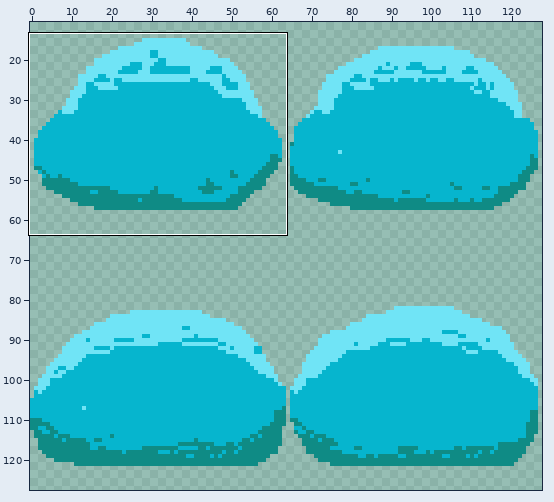
A sprite sheet gets an edit: Assets/Art/Enemys/Blobs/Blob_type1_turquoise.png. The first picture is a wide view before the edit; the outline marks the close-up.
Close-up. First the earlier version:
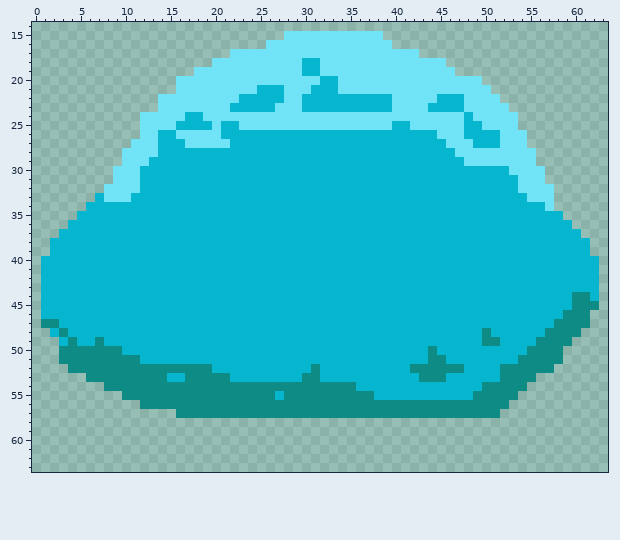
The file is 128x128 pixels. Shown: x 0..63, y 14..63. The wide view leaves out empty margins. The commit also changed other parts of the picture, which this record leaves out.
Once edited:
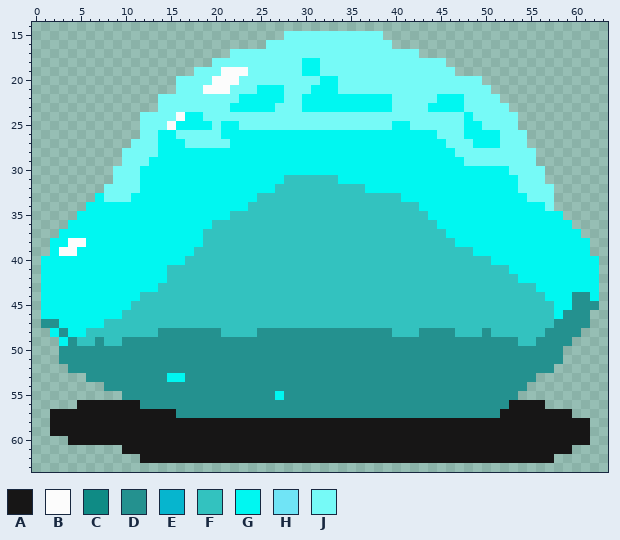
Palette (. is transparent): A #171616  B #fcfcfc  C #0f8b85  D #24918f  E #06b5ce  F #33c2bf  G #00f7f1  H #70e4f6  J #76faf7
Diff:
Changed rows in their new state; - is an unchanged pixel.
first column x 1:
15 ---------------------------JJJJJJJJJJJ------------------------
16 -------------------------JJJJJJJJJJJJJJ-----------------------
17 ---------------------JJJJJJJJJJJJJJJJJJJJJ--------------------
18 -------------------JJJJJJJJJJGGJJJJJJJJJJJJJJ-----------------
19 -----------------JJJBBBJJJJJJGGJJJJJJJJJJJJJJJ----------------
20 ---------------JJJJBBBJJJJJJJJJGGJJJJJJJJJJJJJJJJ-------------
21 ---------------JJJBBBJJJGGGJJJGGGJJJJJJJJJJJJJJJJJ------------
22 -------------JJJJJJJJJGGGGGJJGGGGGGGGGGJJJJJGGGJJJJ-----------
23 -------------JJJJJJJJGGGGGJJJGGGGGGGGGGJJJJGGGGJJJJJ----------
24 -----------JJJJBGGJJJJJJJJJJJJJJJJJJJJJJJJJJJJJGJJJJJ---------
25 -----------JJJBGGGGJGGJJJJJJJJJJJJJJJJJGGJJJJJJGGJJJJ---------
26 -----------JJGGJJJJJGGGGGGGGGGGGGGGGGGGGGGGGJJJGGGGJJJ--------
27 ----------JJJGGGJJJJJGGGGGGGGGGGGGGGGGGGGGGGGJJJGGGJJJ--------
28 ---------JJJJGGGGGGGGGGGGGGGGGGGGGGGGGGGGGGGGGJJJJJJJJJ-------
29 ---------JJJGGGGGGGGGGGGGGGGGGGGGGGGGGGGGGGGGGGJJJJJJJJ-------
30 --------JJJGGGGGGGGGGGGGGGGGGGGGGGGGGGGGGGGGGGGGGGGGJJJJ------
31 --------JJJGGGGGGGGGGGGGGGGFFFFFFGGGGGGGGGGGGGGGGGGGGJJJ------
32 -------JJJJGGGGGGGGGGGGGGGFFFFFFFFFFGGGGGGGGGGGGGGGGGJJJJ-----
33 ------GJJJGGGGGGGGGGGGGGFFFFFFFFFFFFFFFFGGGGGGGGGGGGGGJJJ-----
34 -----GGGGGGGGGGGGGGGGGGFFFFFFFFFFFFFFFFFFFGGGGGGGGGGGGGGJ-----
35 ----GGGGGGGGGGGGGGGGGFFFFFFFFFFFFFFFFFFFFFFGGGGGGGGGGGGGGG----
36 ---GGGGGGGGGGGGGGGGFFFFFFFFFFFFFFFFFFFFFFFFFGGGGGGGGGGGGGGG---
37 --GGGGGGGGGGGGGGGGFFFFFFFFFFFFFFFFFFFFFFFFFFFGGGGGGGGGGGGGGG--
38 -GGBBGGGGGGGGGGGGGFFFFFFFFFFFFFFFFFFFFFFFFFFFFGGGGGGGGGGGGGGG-
39 -GBBGGGGGGGGGGGGGFFFFFFFFFFFFFFFFFFFFFFFFFFFFFFFGGGGGGGGGGGGG-
40 GGGGGGGGGGGGGGGGFFFFFFFFFFFFFFFFFFFFFFFFFFFFFFFFFFGGGGGGGGGGGG
41 GGGGGGGGGGGGGGFFFFFFFFFFFFFFFFFFFFFFFFFFFFFFFFFFFFFFGGGGGGGGGG
42 GGGGGGGGGGGGGGFFFFFFFFFFFFFFFFFFFFFFFFFFFFFFFFFFFFFFFGGGGGGGGG
43 GGGGGGGGGGGGGFFFFFFFFFFFFFFFFFFFFFFFFFFFFFFFFFFFFFFFFFFGGGGGGG
44 GGGGGGGGGGGFFFFFFFFFFFFFFFFFFFFFFFFFFFFFFFFFFFFFFFFFFFFFGGGDDG
45 GGGGGGGGGGFFFFFFFFFFFFFFFFFFFFFFFFFFFFFFFFFFFFFFFFFFFFFFFGGDDD
46 GGGGGGGGGFFFFFFFFFFFFFFFFFFFFFFFFFFFFFFFFFFFFFFFFFFFFFFFFGDDD-
47 DDGGGGGFFFFFFFFFFFFFFFFFFFFFFFFFFFFFFFFFFFFFFFFFFFFFFFFFFDDDD-
48 -GDGGFFFFFFFFDDDDDDDFFFFDDDDDDDDDDDDDDDFFFDDDDFFFDFFFFFFDDDD--
49 --GDFFDFFDDDDDDDDDDDDDDDDDDDDDDDDDDDDDDDDDDDDDDDDDDDDFFDDDD---
50 --DDDDDDDDDDDDDDDDDDDDDDDDDDDDDDDDDDDDDDDDDDDDDDDDDDDDDDDD----
51 --DDDDDDDDDDDDDDDDDDDDDDDDDDDDDDDDDDDDDDDDDDDDDDDDDDDDDDDD----
52 ---DDDDDDDDDDDDDDDDDDDDDDDDDDDDDDDDDDDDDDDDDDDDDDDDDDDDDD-----
53 -----DDDDDDDDDGGDDDDDDDDDDDDDDDDDDDDDDDDDDDDDDDDDDDDDDD-------
54 -------DDDDDDDDDDDDDDDDDDDDDDDDDDDDDDDDDDDDDDDDDDDDDDD--------
55 ---------DDDDDDDDDDDDDDDDDGDDDDDDDDDDDDDDDDDDDDDDDDDD---------
56 ----AAAAAAADDDDDDDDDDDDDDDDDDDDDDDDDDDDDDDDDDDDDDDDDAAAA------
57 -AAAAAAAAAAAAAADDDDDDDDDDDDDDDDDDDDDDDDDDDDDDDDDDDDAAAAAAAA---
58 -AAAAAAAAAAAAAAAAAAAAAAAAAAAAAAAAAAAAAAAAAAAAAAAAAAAAAAAAAAAA-
59 -AAAAAAAAAAAAAAAAAAAAAAAAAAAAAAAAAAAAAAAAAAAAAAAAAAAAAAAAAAAA-
60 ---AAAAAAAAAAAAAAAAAAAAAAAAAAAAAAAAAAAAAAAAAAAAAAAAAAAAAAAAAA-
61 ---------AAAAAAAAAAAAAAAAAAAAAAAAAAAAAAAAAAAAAAAAAAAAAAAAAA---
62 -----------AAAAAAAAAAAAAAAAAAAAAAAAAAAAAAAAAAAAAAAAAAAAAA-----
